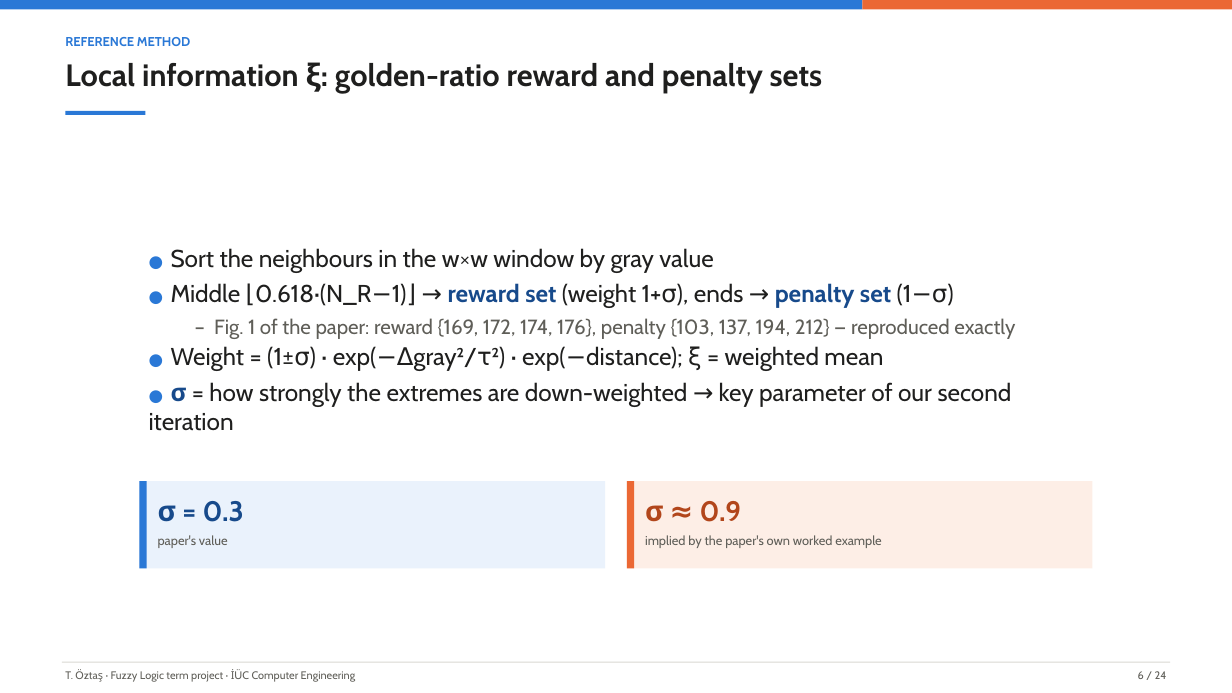
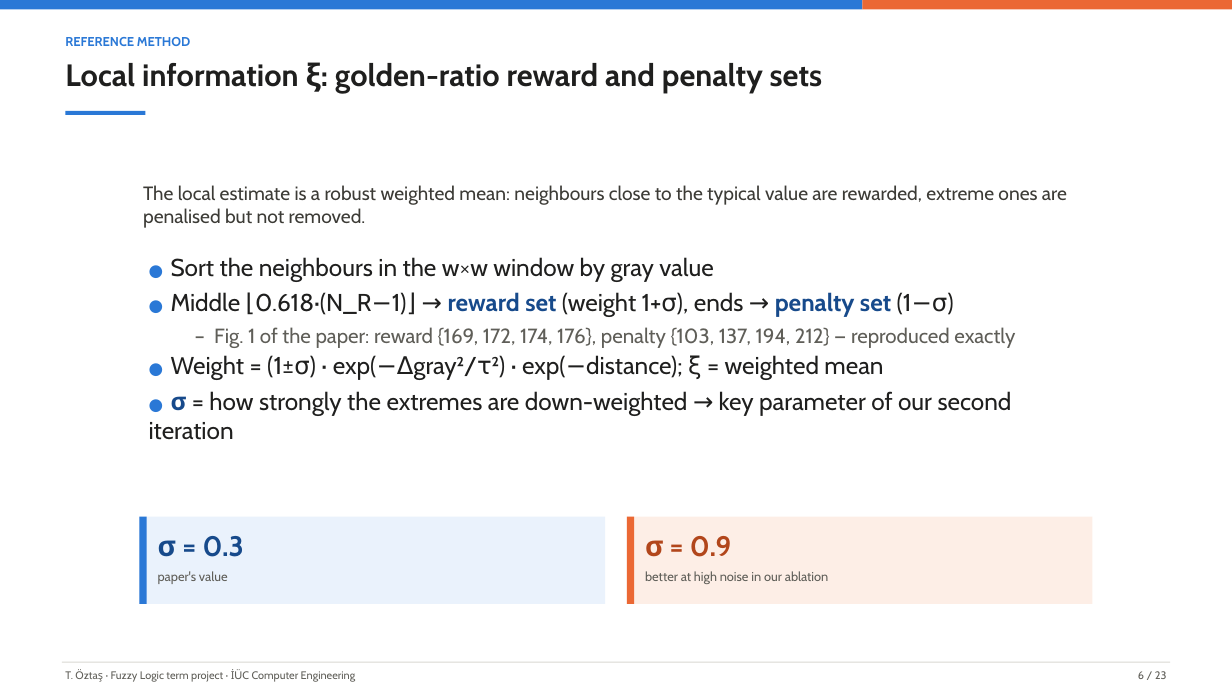
Before and after one commit to tarikoztas/fuzzy-logic-project, a slide deck: slide 6 of presentation/presentation.pptx. Drawn at 1232x693 pixels with LibreOffice and Linux fonts; fonts in the diff are those of the drawing. Boxes give left, top, right and bottom in pixels: in the first picture for what was removed or moved away, otherwise in the second. Text is boxed around its words. In the diff, an @@ line names an element or a change of style, - is before the commit and + after.

Commit message:
faz9: slides without the demo and the inconsistency slide; short lead text on every content slide (D-048)

```diff
--- a/presentation/presentation.pptx
+++ b/presentation/presentation.pptx
@@ text added at bbox=[143, 185, 1067, 228], 15 pt, text #3C3B36 @@
+The local estimate is a robust weighted mean: neighbours close to the typical value are rewarded, extreme ones are penalised but not removed.
@@ text "● Sort the neighbours in ..." at bbox=[149, 257, 1015, 440]: vertical alignment middle to top @@
@@ 4 rectangles, 3 texts: place and size @@
-4 rectangles, 3 texts at bbox=[140, 248, 1092, 568]
+4 rectangles, 3 texts at bbox=[140, 257, 1092, 604]
@@ text at bbox=[645, 536, 732, 557]: text changed @@
-σ ≈ 0.9
+σ = 0.9
@@ text removed at bbox=[645, 535, 882, 548] @@
-implied by the paper's own worked example
@@ text added at bbox=[645, 571, 828, 584], 10 pt, text #5F5E58 @@
+better at high noise in our ablation
@@ text at bbox=[1138, 671, 1167, 679]: text changed @@
-6 / 24
+6 / 23
```
Also in this commit, not shown: 21 other slides changed, 1 slide removed, 12 other files.
